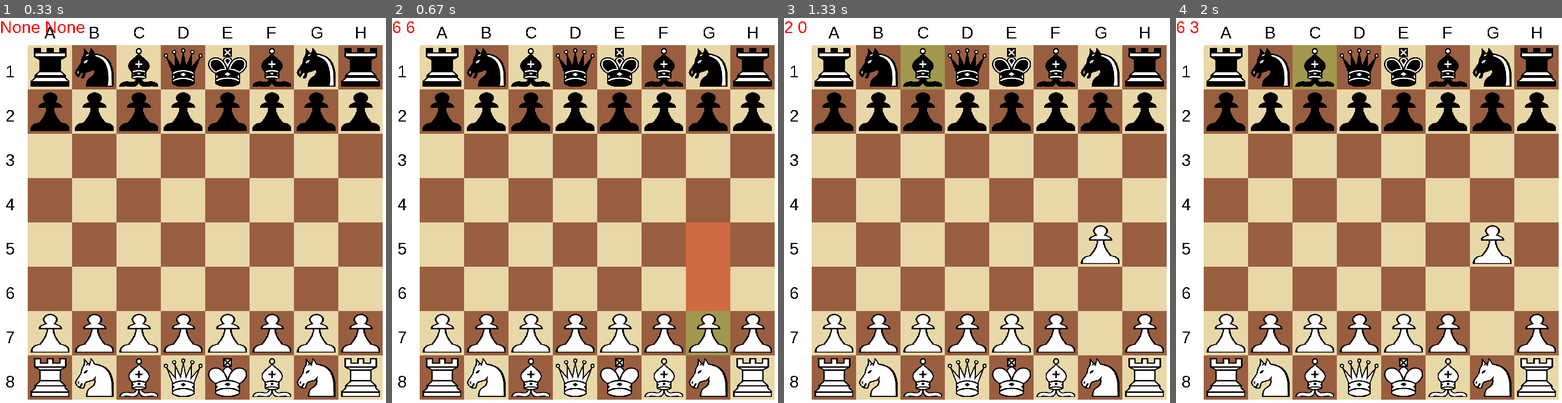
Above: before the commit, frames 1-4 (left to right).
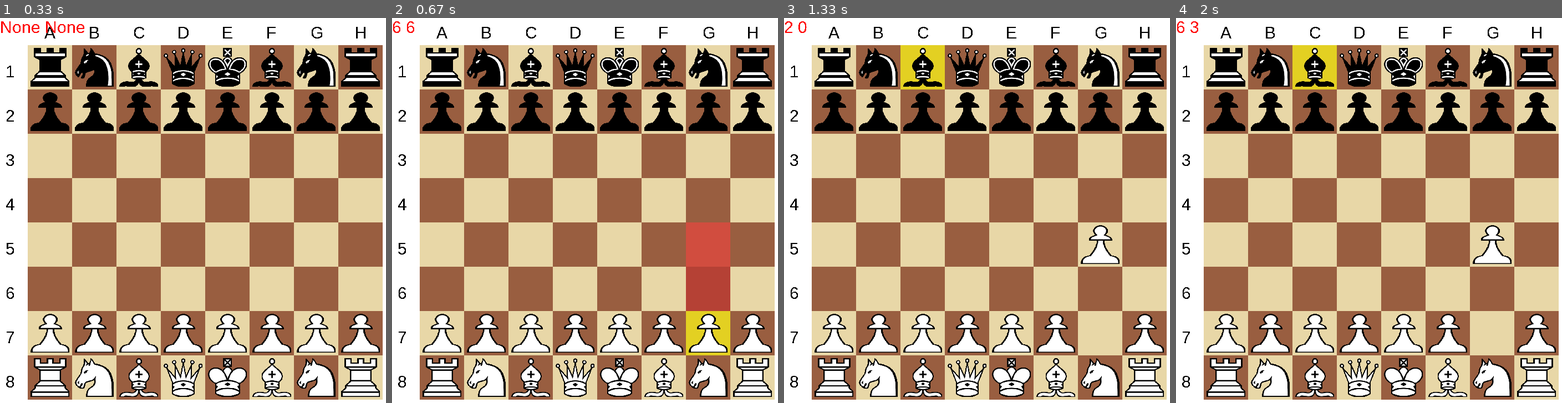
Above: after the commit, the same moments.

Repository: Sharky-code/pygame-chess
Game: pygame game, started from main.py
Two runs of this game, one before a commit and one after it. Both use one fixed random seed, a clock stepped at 60 frames per second and the inputs below.
Inputs (mouse positions are in pixels of both pictures, inside the frame that each line leads up to):
- Up to frame 1 (0.33 s): no input
- Up to frame 2 (0.67 s): press the mouse at (523, 229) at 0.37 s; move the mouse to (604, 272) at 0.47 s; release the mouse at (689, 318) at 0.6 s
- Up to frame 3 (1.33 s): click (1085, 256) at 0.72 s; click (934, 75) at 1.08 s
- Up to frame 4 (2 s): press the mouse at (1477, 256) at 1.53 s; move the mouse to (1376, 206) at 1.63 s; release the mouse at (1276, 160) at 1.77 s; press the mouse at (1477, 256) at 1.87 s; move the mouse to (1504, 202) at 1.97 s

Frame 1 is identical in both runs. In frame 2, 3.5% of the frame differs, in the area x 76-88%, y 53-88%; in frame 3, 0.9%; in frame 4, 0.9%.

Commit message:
prevMove and currentMove

Diff:
--- a/main.py
+++ b/main.py
@@ -73,6 +73,10 @@
         self.threatened = None
         self.turn = 'white'
 
+        #indicators for prevMove and currentMove to decrease confusion
+        self.prevMove = None
+        self.currentMove = None
+
         # drag and drop logic
         self.dragModeCoord = None
         self.dragModeName = None
@@ -96,7 +100,14 @@
 
             for y in range(8):
                 #draw the table (makes it yellow if its special) (ill change the special conditions later)
-                pygame.draw.rect(screen, (161, 152, 77) if self.samePieceClick == [x, y] else (207, 106, 66) if self.selectedChessPieceLegalMoves != None and [x, y] in self.selectedChessPieceLegalMoves else ((153, 94, 64) if (x * 3 + y) % 2 == 1 else (232, 215, 167)), pygame.Rect(50 + x*80, 50 + y*80, 80, 80)) #chessStorage[[z[1] for z in chessStorage].index([x, y])][0]
+                if self.samePieceClick == [x, y] or (self.dragModeCoord != None and [x, y] == self.dragModeCoord) or self.currentMove == [x, y] or self.prevMove == [x, y]:
+                    highlightColor = ((227, 208, 34) if (x * 3 + y) % 2 != 1 else (204, 187, 31))
+                elif self.selectedChessPieceLegalMoves != None and [x, y] in self.selectedChessPieceLegalMoves:
+                    highlightColor = ((209, 77, 63) if (x * 3 + y) % 2 != 1 else (181, 65, 53))
+                else:
+                    highlightColor = ((153, 94, 64) if (x * 3 + y) % 2 == 1 else (232, 215, 167))
+
+                pygame.draw.rect(screen,highlightColor , pygame.Rect(50 + x*80, 50 + y*80, 80, 80)) #chessStorage[[z[1] for z in chessStorage].index([x, y])][0]
                 # if self.selectedChessPieceLegalMoves != None and [x, y] in self.selectedChessPieceLegalMoves else (166, 129, 88)
 
         for x in chessStorage:
@@ -138,6 +149,8 @@
                     self.dragModeName = chessStorage[[z[1] for z in chessStorage].index([x, y])][0]
                     self.dragModeInfo = chessStorage[[z[1] for z in chessStorage].index([x, y])]
 
+                    self.prevMove = self.currentMove = None
+
                     #make the original chess piece invisible
                     if self.samePieceClick == None:
                         chessStorage[[z[1] for z in chessStorage].index(self.dragModeCoord)][2] = False
@@ -156,6 +169,9 @@
                         if [x, y] in [z[1] for z in chessStorage] and len(chessStorage[[z[1] for z in chessStorage].index([x, y])]):
                             del chessStorage[[z[1] for z in chessStorage].index([x, y])]
 
+                        self.currentMove = self.samePieceClick
+                        self.prevMove = [x, y]
+
                         if len(chessStorage[[z[1] for z in chessStorage].index(self.samePieceClick)]) == 4:
                             chessStorage[[z[1] for z in chessStorage].index(self.samePieceClick)][3] = False
                         chessStorage[[z[1] for z in chessStorage].index(self.samePieceClick)][1] = [x, y]
@@ -185,6 +201,9 @@
             #drag mode stuff
             if None not in [x, y] and [x, y] != self.dragModeCoord != None:
                 if self.selectedChessPieceLegalMoves != None and [x, y] in self.selectedChessPieceLegalMoves:
+                    self.currentMove = self.dragModeCoord
+                    self.prevMove = [x, y]
+
                     #Delete item if it is on top of it
                     if [x, y] in [z[1] for z in chessStorage] and len(chessStorage[[z[1] for z in chessStorage].index([x, y])]):
                         del chessStorage[[z[1] for z in chessStorage].index([x, y])]
